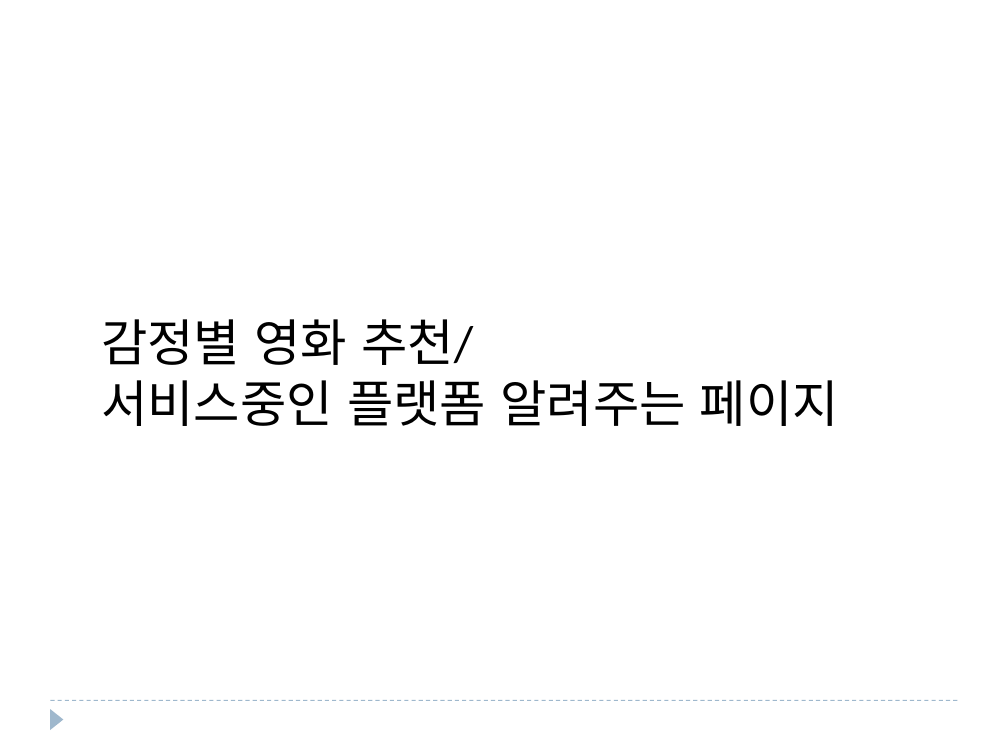
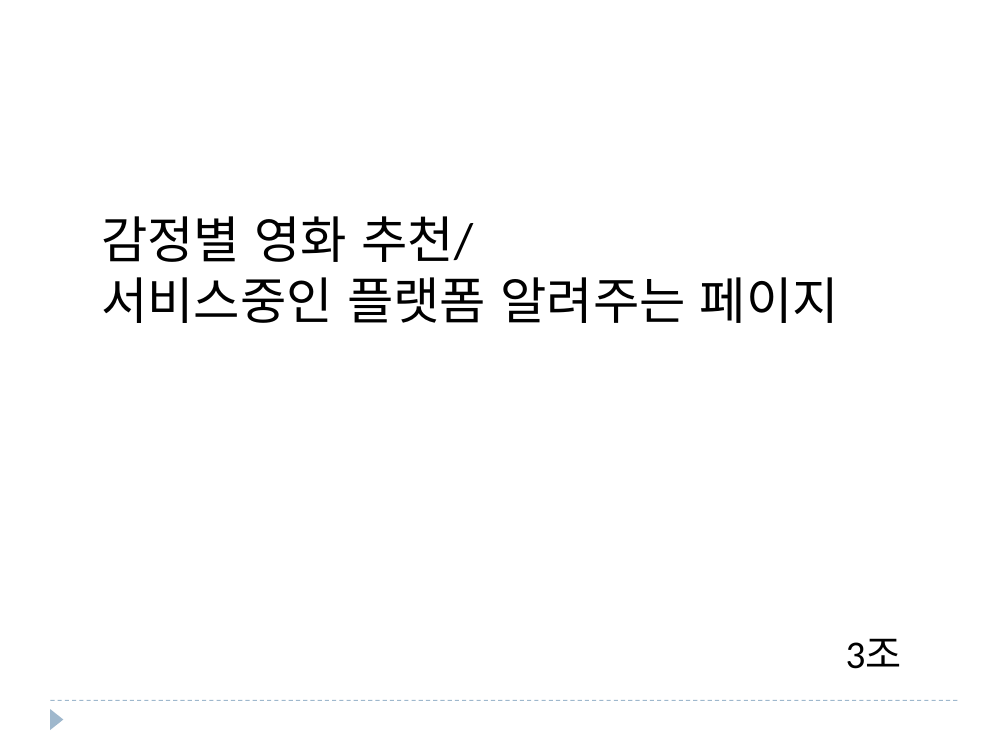
Before and after one commit to cr0ng/gitstart, a slide deck: slide 1 of gitTest/doc/스토리보드.pptx. Drawn at 1008x756 pixels with LibreOffice and Linux fonts; fonts in the diff are those of the drawing. Boxes give left, top, right and bottom in pixels: in the first picture for what was removed or moved away, otherwise in the second. Text is boxed around its words. In the diff, an @@ line names an element or a change of style, - is before the commit and + after.

```diff
--- a/gitTest/doc/스토리보드.pptx
+++ b/gitTest/doc/스토리보드.pptx
@@ text "감정별 영화 추천/ 서비스중인 플랫폼 ..." moved from (x1=101, y1=319, x2=839, y2=426) to (x1=101, y1=216, x2=839, y2=323) @@
@@ text added at (x1=846, y1=638, x2=902, y2=669), 28 pt, text #000000 @@
+3조
```
Also in this commit, not shown: 10 other slides changed, 1 slide removed.
